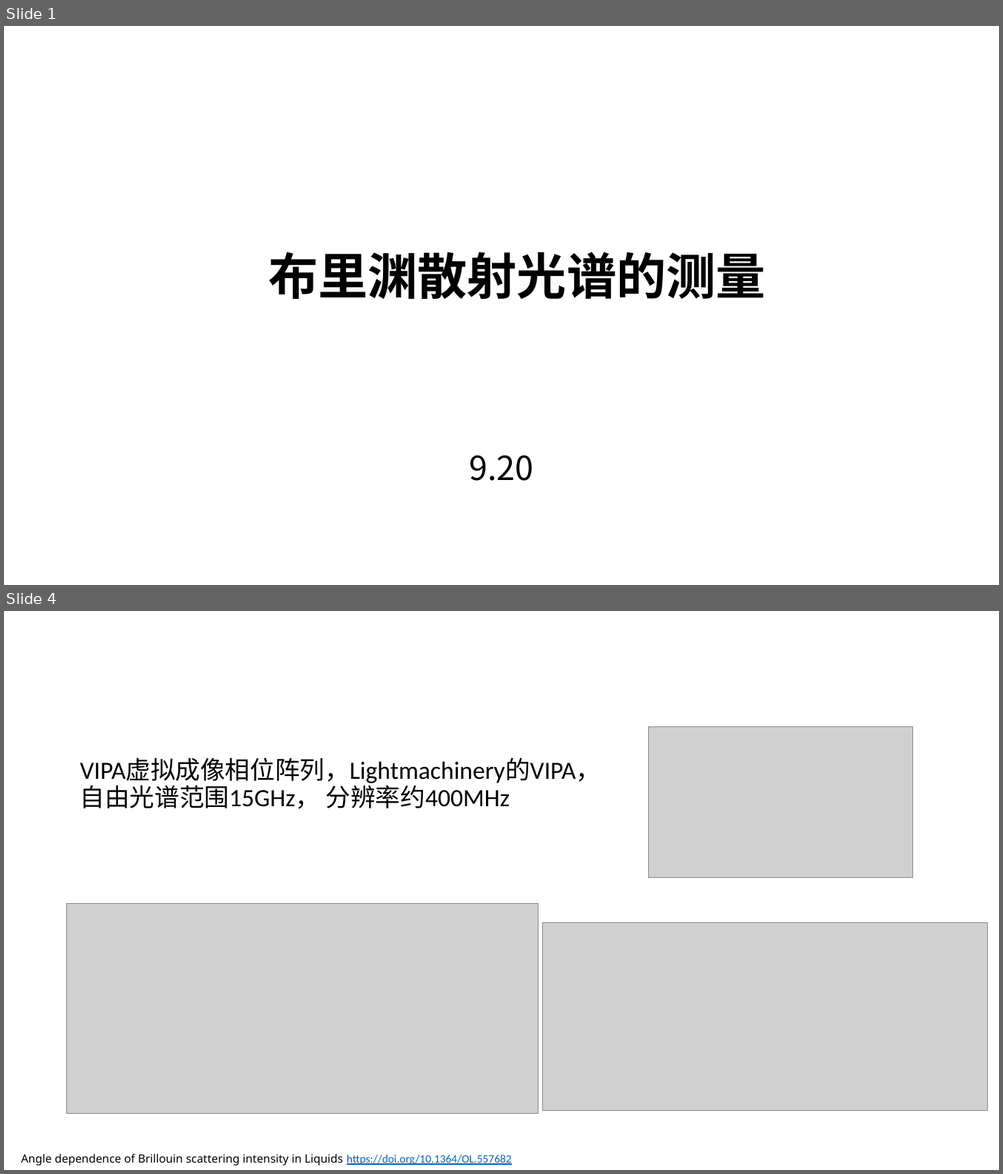
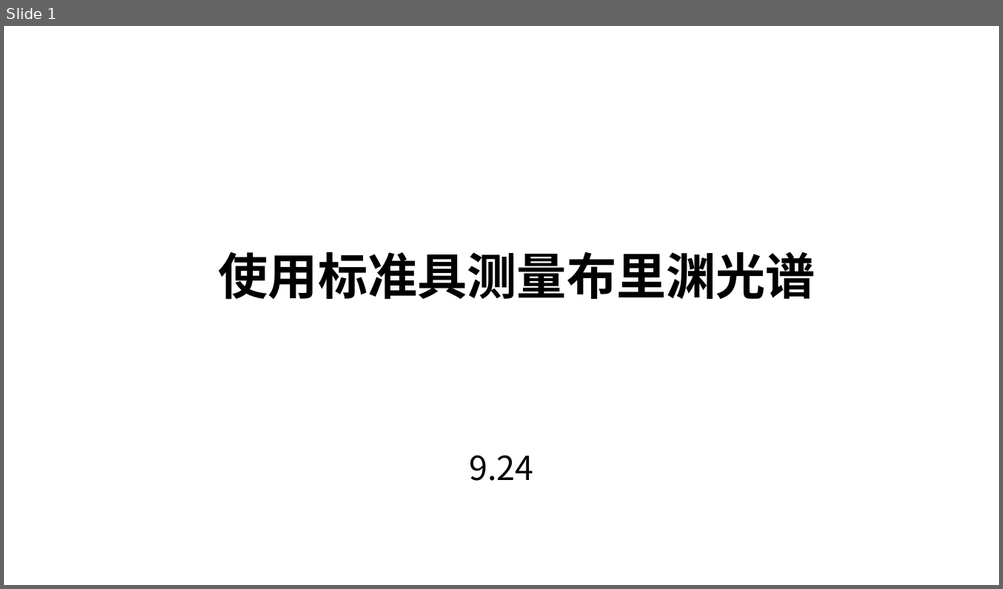
Before and after one commit to skkbestwish-code/water-brillouin-research, a slide deck: 05_原始归档/组会汇报文件/第二次汇报（贺）.pptx. Shown one above the other, each under a label of ours: slides 1 and 4 before the commit, slide 1 after it; the slides between them are not shown. The pictures are 1003x1174 and 1003x589 pixels, drawn with LibreOffice and Linux fonts; fonts in the diff are those of the drawing; grey boxes stand for pictures; background and template pictures are left out. Boxes give left, top, right and bottom in pixels: in the first picture for what was removed or moved away, otherwise in the second. Text is boxed around its words. In the diff, an @@ line names an element or a change of style, - is before the commit and + after.

```diff
--- a/05_原始归档/组会汇报文件/第二次汇报（贺）.pptx
+++ b/05_原始归档/组会汇报文件/第二次汇报（贺）.pptx
@@ slide 4 removed at bbox=[4, 611, 999, 1170], background picture (left out) @@
@@ text removed at bbox=[41, 629, 452, 676] @@
-VIPA
@@ picture removed at bbox=[649, 726, 913, 877] @@
@@ text removed at bbox=[80, 759, 601, 809] @@
-VIPA虚拟成像相位阵列，Lightmachinery的VIPA，自由光谱范围15GHz， 分辨率约400MHz
@@ picture removed at bbox=[67, 904, 538, 1115] @@
@@ picture removed at bbox=[543, 923, 987, 1111] @@
@@ text removed at bbox=[21, 1154, 512, 1166] @@
-Angle dependence of Brillouin scattering intensity in Liquids https://doi.org/10.1364/OL.557682
@@ slide 1 changed as well @@
@@ title at bbox=[219, 252, 815, 300]: text changed @@
-布里渊散射光谱的测量
+使用标准具测量布里渊光谱
@@ subtitle at bbox=[469, 455, 533, 481]: text changed @@
-9.20
+9.24
```
Also in this commit, not shown: 1 other slide changed, 1 slide added, 1 other slide removed, 1 other file.
